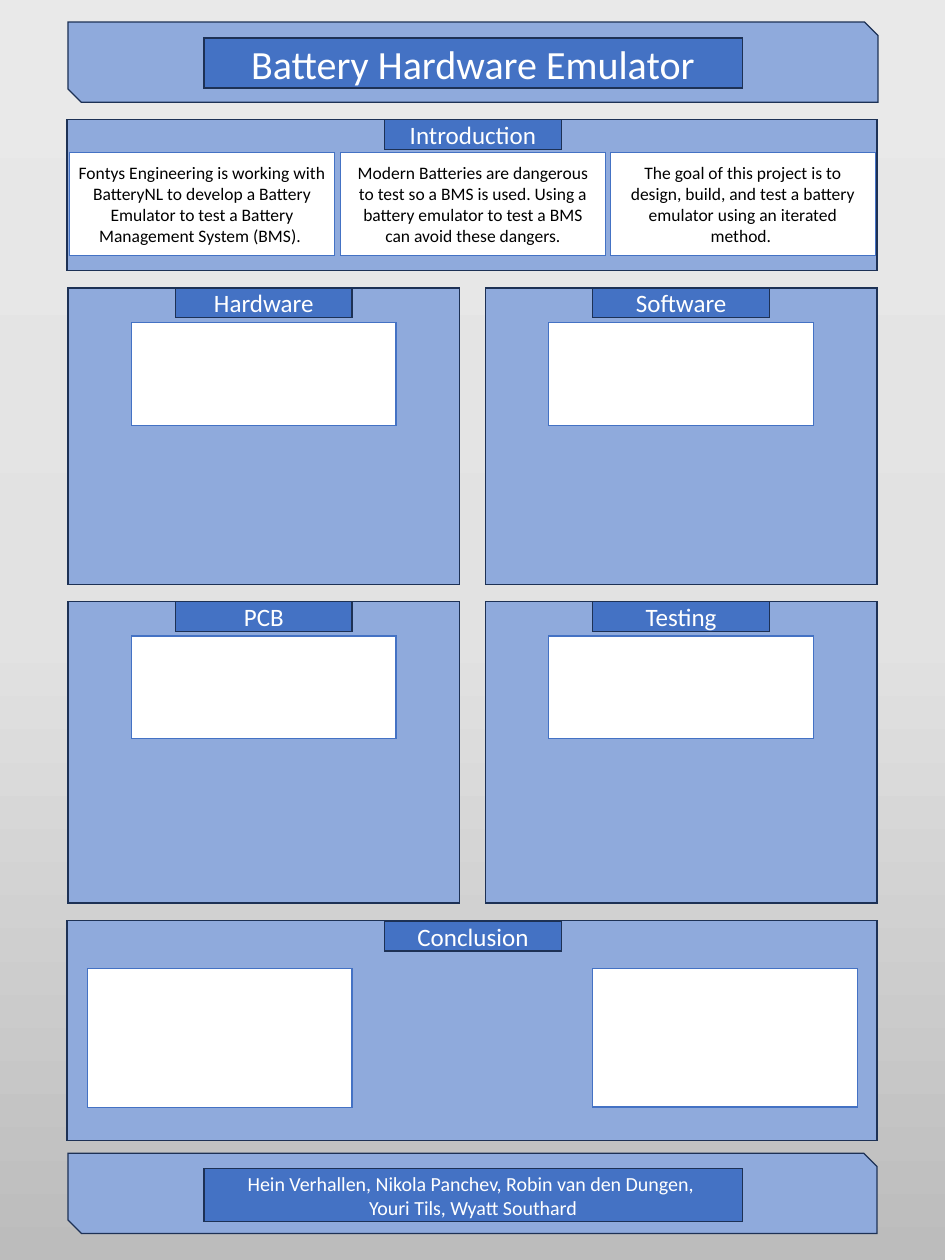
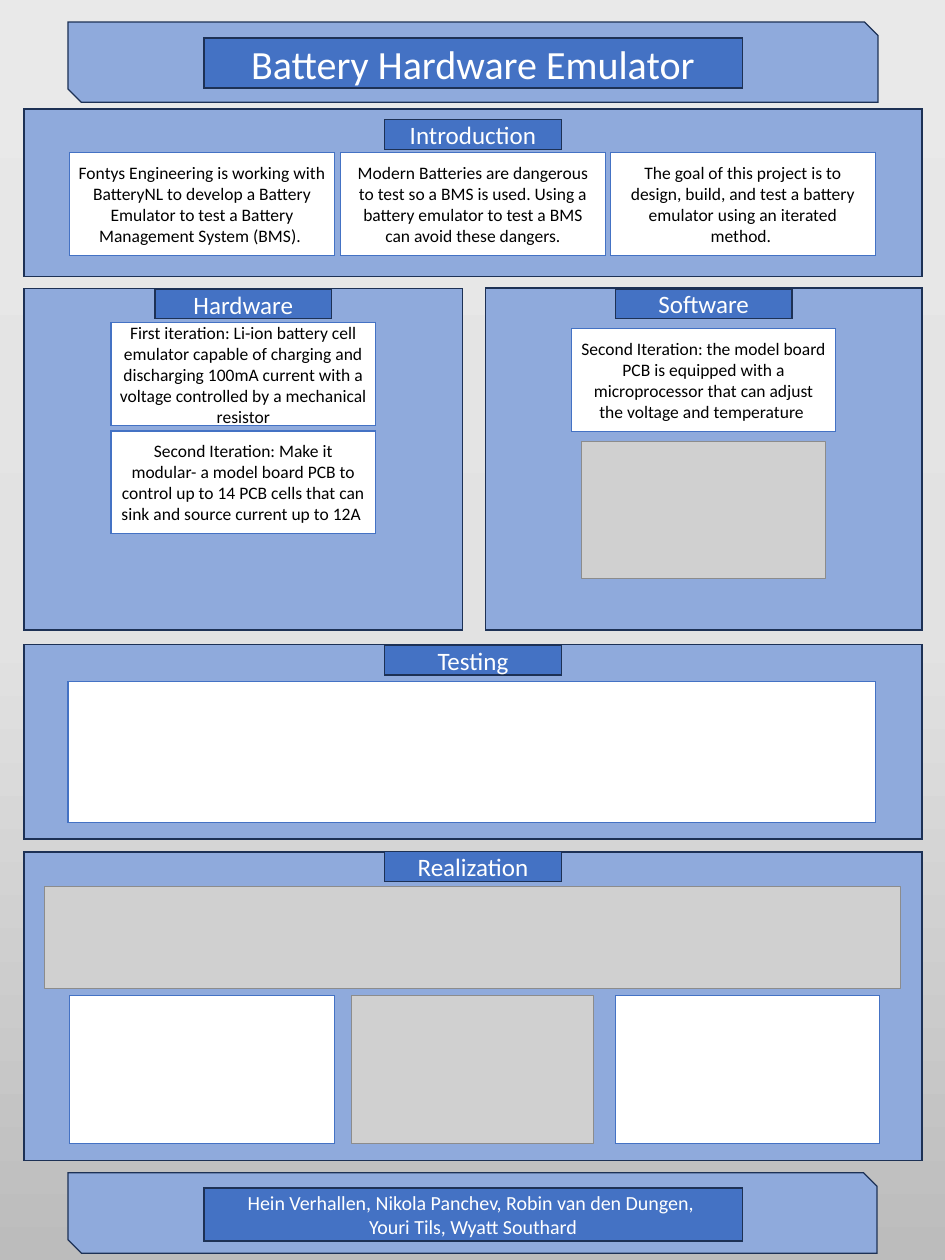
Before and after one commit to HeinVerhallen/Hardware_Simulator, a slide deck: slide 1 of Documentation/Final_Poster_Presentation.pptx. Drawn at 945x1260 pixels with LibreOffice and Linux fonts; fonts in the diff are those of the drawing; grey boxes stand for pictures. Boxes give left, top, right and bottom in pixels: in the first picture for what was removed or moved away, otherwise in the second. Text is boxed around its words. In the diff, an @@ line names an element or a change of style, - is before the commit and + after.

```diff
--- a/Documentation/Final_Poster_Presentation.pptx
+++ b/Documentation/Final_Poster_Presentation.pptx
@@ rectangle: place and size @@
-rectangle at [67, 120, 877, 271]
+rectangle at [24, 109, 922, 276]
@@ rectangle: place and size @@
-rectangle at [68, 288, 460, 584]
+rectangle at [24, 289, 463, 630]
@@ rectangle "Hardware": place and size @@
-rectangle "Hardware" at [176, 288, 352, 318]
+rectangle "Hardware" at [155, 289, 331, 319]
@@ rectangle: place and size @@
-rectangle at [485, 288, 877, 584]
+rectangle at [485, 288, 922, 630]
@@ rectangle "Software": place and size @@
-rectangle "Software" at [593, 288, 770, 318]
+rectangle "Software" at [616, 289, 792, 319]
@@ rectangle "First iteration: Li-ion battery cell ...": place and size @@
-rectangle "First iteration: Li-ion battery cell ..." at [131, 323, 396, 426]
+rectangle "First iteration: Li-ion battery cell ..." at [111, 323, 375, 426]
@@ text in rectangle at [120, 327, 367, 427]: text added @@
+First iteration: Li-ion battery cell emulator capable of charging and discharging 100mA current with a voltage controlled by a mechanical resistor
@@ rectangle "Second Iteration: the model board ...": place and size @@
-rectangle "Second Iteration: the model board ..." at [549, 323, 814, 426]
+rectangle "Second Iteration: the model board ..." at [572, 328, 836, 431]
@@ text in rectangle at [581, 343, 826, 421]: text added @@
+Second Iteration: the model board PCB is equipped with a microprocessor that can adjust the voltage and temperature
@@ rectangle added at [111, 431, 375, 534], fill #FFFFFF, outline #4472C4 1 pt, 14 pt, text #000000 @@
+Second Iteration: Make it modular- a model board PCB to control up to 14 PCB cells that can sink and source current up to 12A
@@ picture added at [581, 442, 825, 579] @@
@@ rectangle removed at [176, 602, 352, 632] @@
-PCB
@@ rectangle removed at [485, 602, 877, 904] @@
@@ rectangle: place and size @@
-rectangle at [68, 602, 460, 904]
+rectangle at [24, 644, 922, 839]
@@ rectangle removed at [131, 636, 396, 739] @@
@@ rectangle "Testing": place and size @@
-rectangle "Testing" at [593, 602, 770, 632]
+rectangle "Testing" at [384, 645, 561, 675]
@@ rectangle removed at [549, 636, 814, 739] @@
@@ rectangle added at [68, 681, 876, 823], fill #FFFFFF, outline #4472C4 1 pt @@
@@ rectangle: place and size @@
-rectangle at [67, 921, 877, 1140]
+rectangle at [24, 852, 922, 1161]
@@ rectangle added at [384, 852, 561, 882], fill #4472C4, outline #1E3256 1 pt, 20 pt, text #FFFFFF @@
+Realization
@@ picture added at [44, 886, 901, 988] @@
@@ rectangle removed at [384, 922, 561, 951] @@
-Conclusion
@@ rectangle: place and size @@
-rectangle at [87, 968, 352, 1107]
+rectangle at [70, 995, 335, 1144]
@@ picture added at [352, 995, 593, 1144] @@
@@ rectangle: place and size @@
-rectangle at [593, 968, 858, 1107]
+rectangle at [616, 995, 880, 1144]
@@ snip diag rect: place and size @@
-snip diag rect at [68, 1153, 878, 1233]
+snip diag rect at [68, 1173, 878, 1253]
@@ rectangle "Hein Verhallen, Nikola Panchev, Robin ...": place and size @@
-rectangle "Hein Verhallen, Nikola Panchev, Robin ..." at [204, 1169, 742, 1222]
+rectangle "Hein Verhallen, Nikola Panchev, Robin ..." at [204, 1188, 742, 1241]
```
Also in this commit, not shown: 2 other files.
